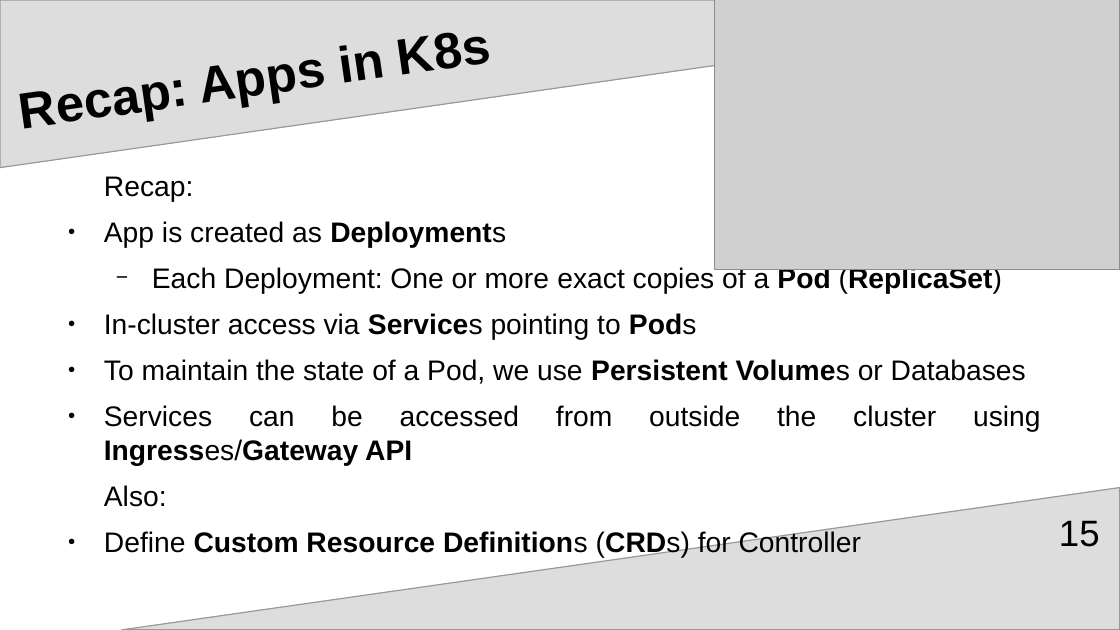
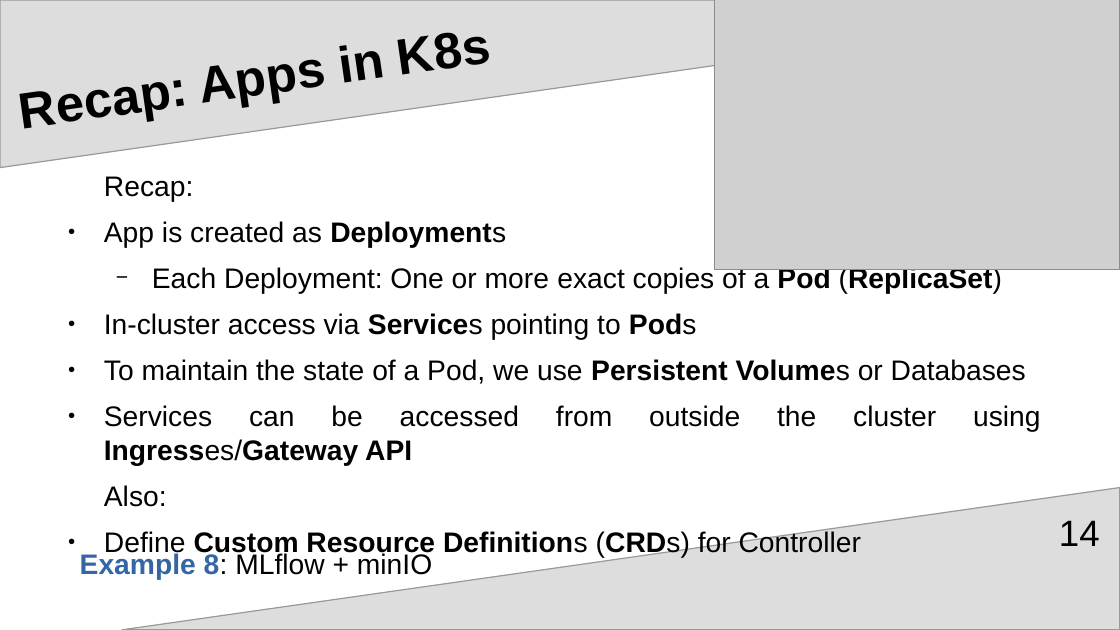
Before and after one commit to upart/cabinops, a slide deck: slide 14 of documentation/Introduction.odp (slide 15 before the commit). Drawn at 1120x630 pixels with LibreOffice and Linux fonts; fonts in the diff are those of the drawing; grey boxes stand for pictures. Boxes give left, top, right and bottom in pixels: in the first picture for what was removed or moved away, otherwise in the second. Text is boxed around its words. In the diff, an @@ line names an element or a change of style, - is before the commit and + after.

```diff
--- a/documentation/Introduction.odp
+++ b/documentation/Introduction.odp
@@ page number at (1059, 520, 1100, 546): text changed @@
-15
+14
@@ text added at (80, 552, 432, 580), 20 pt, text #000000 @@
+Example 8: MLflow + minIO
```
Also in this commit, not shown: 8 other slides changed, 3 slides removed, 28 other files.
